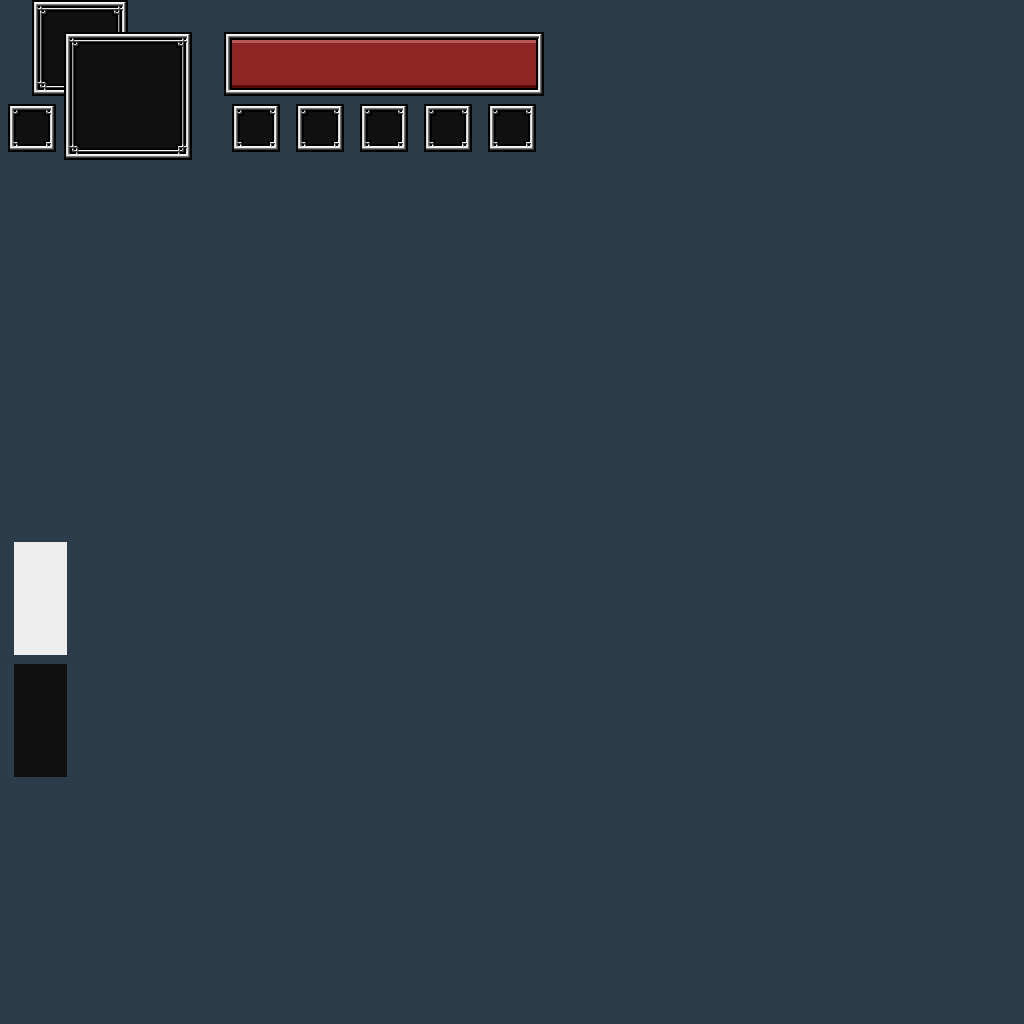
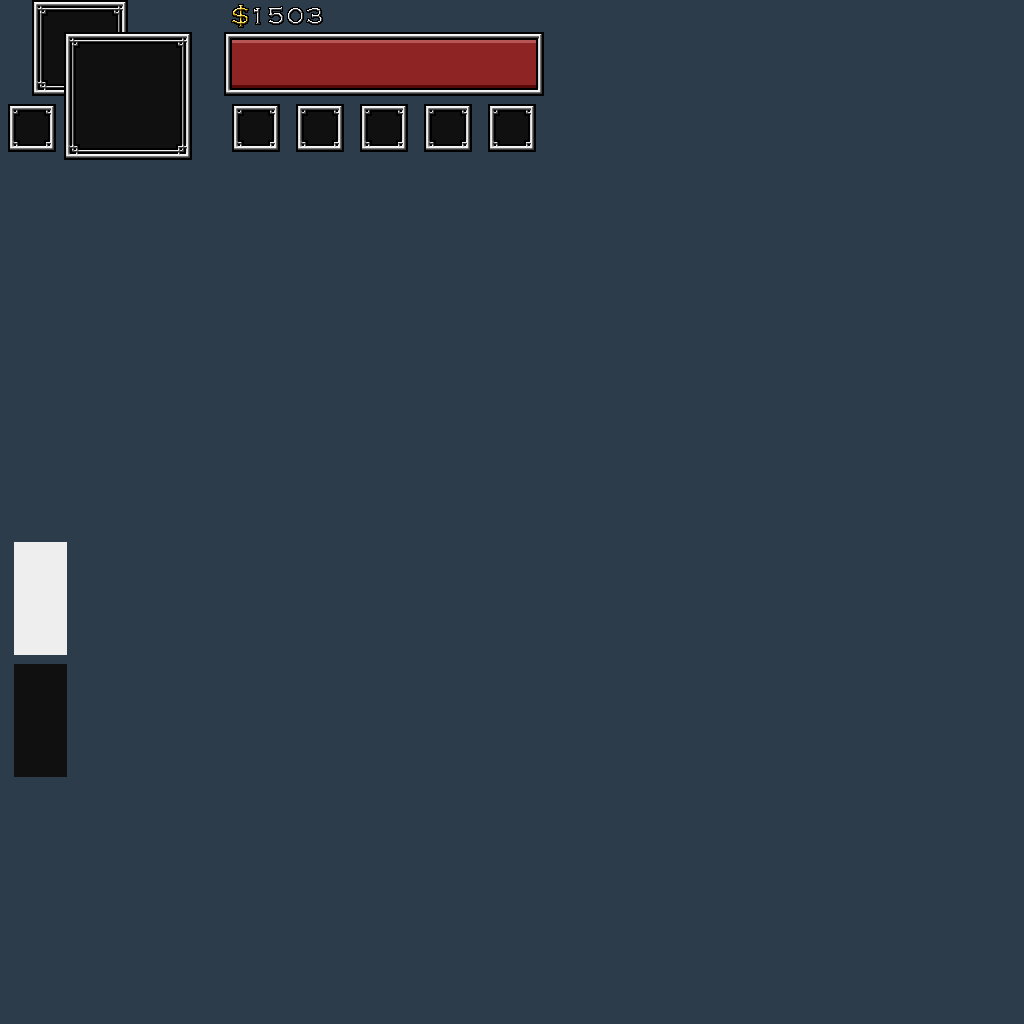
Layered file, before and after one edit (w=1024, h=1024). Changes by layer:
added layer "1503" in group "HUD" over [254, 7, 322, 24]
added layer "$" in group "HUD" over [232, 5, 248, 27]
